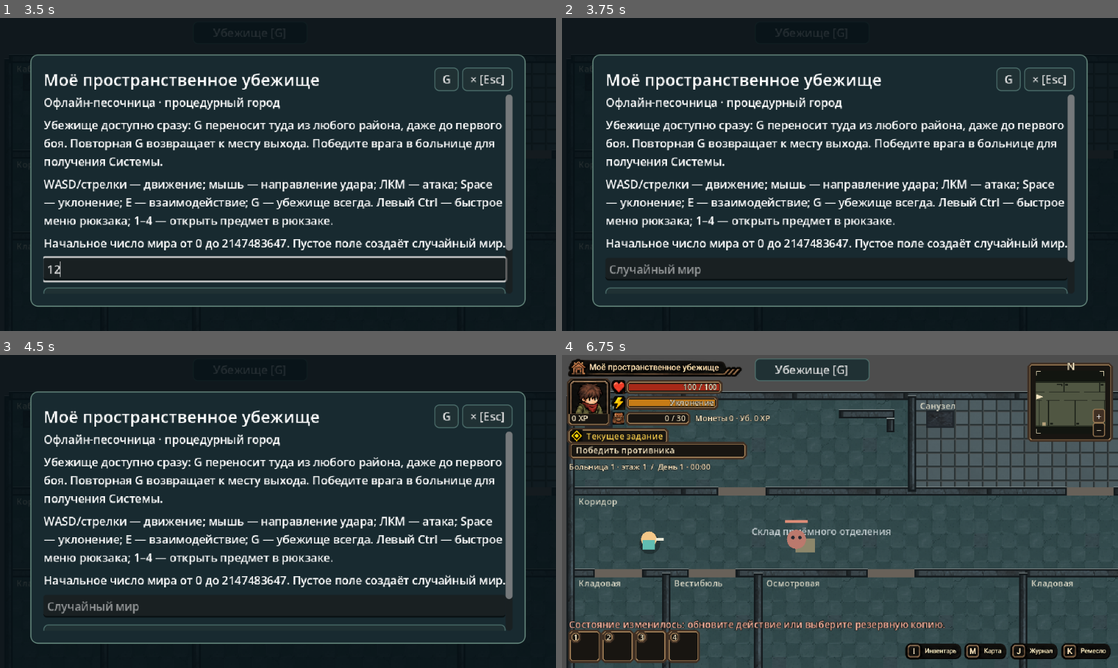
Above: before the commit, frames 1-4 (two rows, left to right).
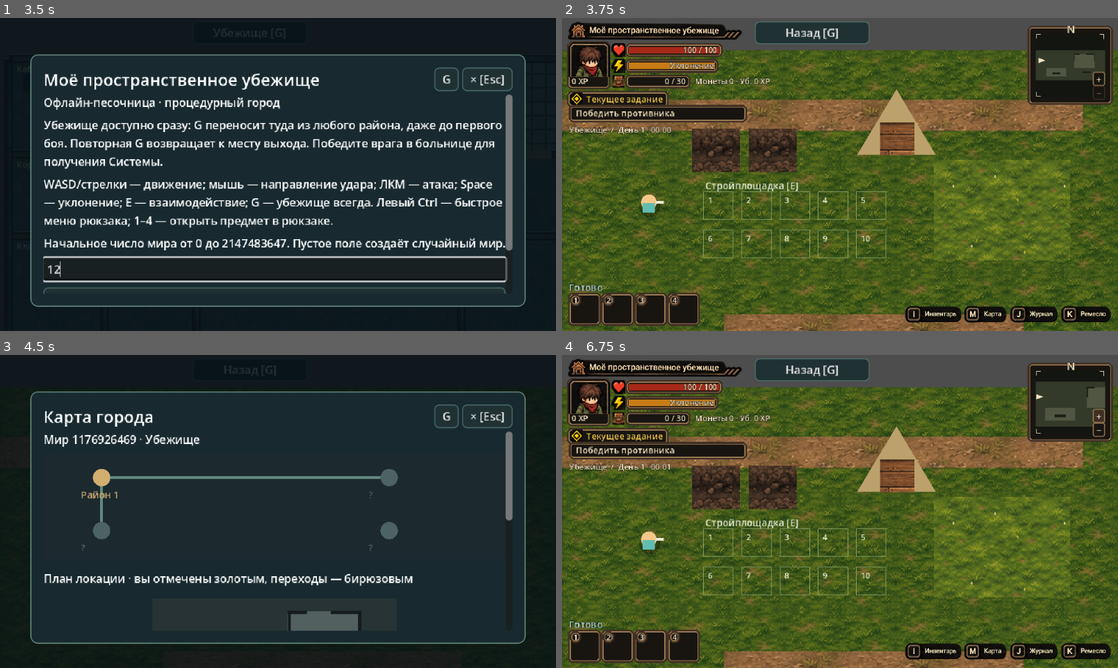
Above: after the commit, the same moments.

Repository: AndreyCokol/My_shelter
Game: Godot game, scene res://game/scenes/main/playable.tscn
Two runs of this game, one before a commit and one after it. Both use one fixed random seed, a clock stepped at 60 frames per second and the inputs below.
Inputs (mouse positions are in pixels of both pictures, inside the frame that each line leads up to):
- Up to frame 1 (3.5 s): click (272, 268) at 0.52 s; type "12" at 0.6 s; click "Начать игру" at 1.25 s; click "Начать игру" at 2 s; click "Убежище [G]" at 2.75 s
- Up to frame 2 (3.75 s): click "G" at 3.5 s
- Up to frame 3 (4.5 s): click (505, 401) at 4.27 s
- Up to frame 4 (6.75 s): click "Убежище [G]" (after the commit: "Назад [G]") at 5 s; click "× [Esc]" at 5.75 s; click "+" at 6.5 s

Frame 1 is identical in both runs. In frame 2, 95% of the frame differs, in the area x 0-100%, y 0-100%; in frame 3, 12%; in frame 4, 78%.

Commit message:
fix(save): validate optional enemy AI states without breaking legacy checkpoints

Diff:
--- a/game/state/gameplay_state.gd
+++ b/game/state/gameplay_state.gd
@@ -127,8 +127,9 @@
 	if state.scene.current_scene_id == "shelter" and not state.world_states.first_enemy_defeated and state.scene.return_scene_id != "hospital":
 		return false
 	var has_enemy_health: int = int(state.world_states.has("enemy_health"))
+	var has_enemy_runtime: int = int(state.world_states.has("enemy_runtime"))
 	if state.schema_version == 4:
-		var known_fields := 5 + has_enemy_health
+		var known_fields := 5 + has_enemy_health + has_enemy_runtime
 		for key in ["salvage_ready_at", "camp_network", "cleared_patrols", "district_events"]:
 			known_fields += int(state.world_states.has(key))
 		if state.world_states.size() != known_fields or not state.world_states.get("locations") is Dictionary:
@@ -172,13 +173,21 @@
 					return false
 		if state.quests.has("expedition") and not Expedition.validate(state.quests.expedition, state, rules.scenes):
 			return false
-	elif state.world_states.size() != 3 + has_enemy_health:
+	elif state.world_states.size() != 3 + has_enemy_health + has_enemy_runtime:
 		return false
 	var enemy_health = state.world_states.get("enemy_health", {})
 	if not enemy_health is Dictionary:
 		return false
 	for id in enemy_health:
 		if not id is String or not rules.scenes.has(id) or not has_live_enemy(state, id) or not integer(enemy_health[id]) or enemy_health[id] >= Enemy.MAX_HEALTH:
+			return false
+	# Optional snapshot field is backward-compatible with every historical
+	# schema v3/v4 checkpoint. Reject corrupted or defeated encounters.
+	var enemy_runtime = state.world_states.get("enemy_runtime", {})
+	if not enemy_runtime is Dictionary or (has_enemy_runtime > 0 and enemy_runtime.is_empty()):
+		return false
+	for id in enemy_runtime:
+		if not id is String or not rules.scenes.has(id) or not has_live_enemy(state, id) or not Enemy.valid_runtime(enemy_runtime[id]):
 			return false
 	if state.world_states.first_enemy_defeated != ("system_unlocked" in state.story_flags) or state.world_states.first_enemy_defeated != ("system" in state.claimed_reward_ids):
 		return false
